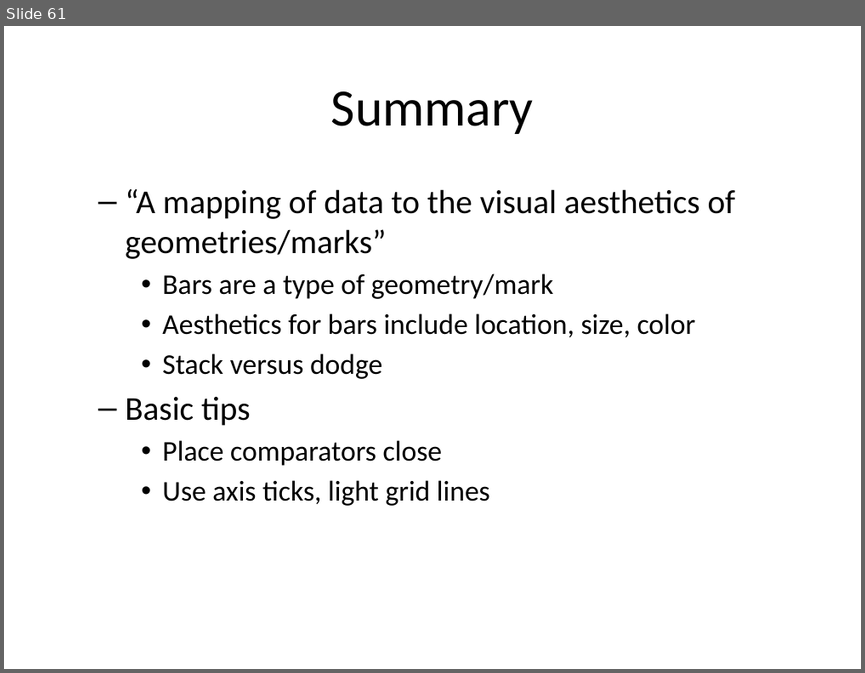
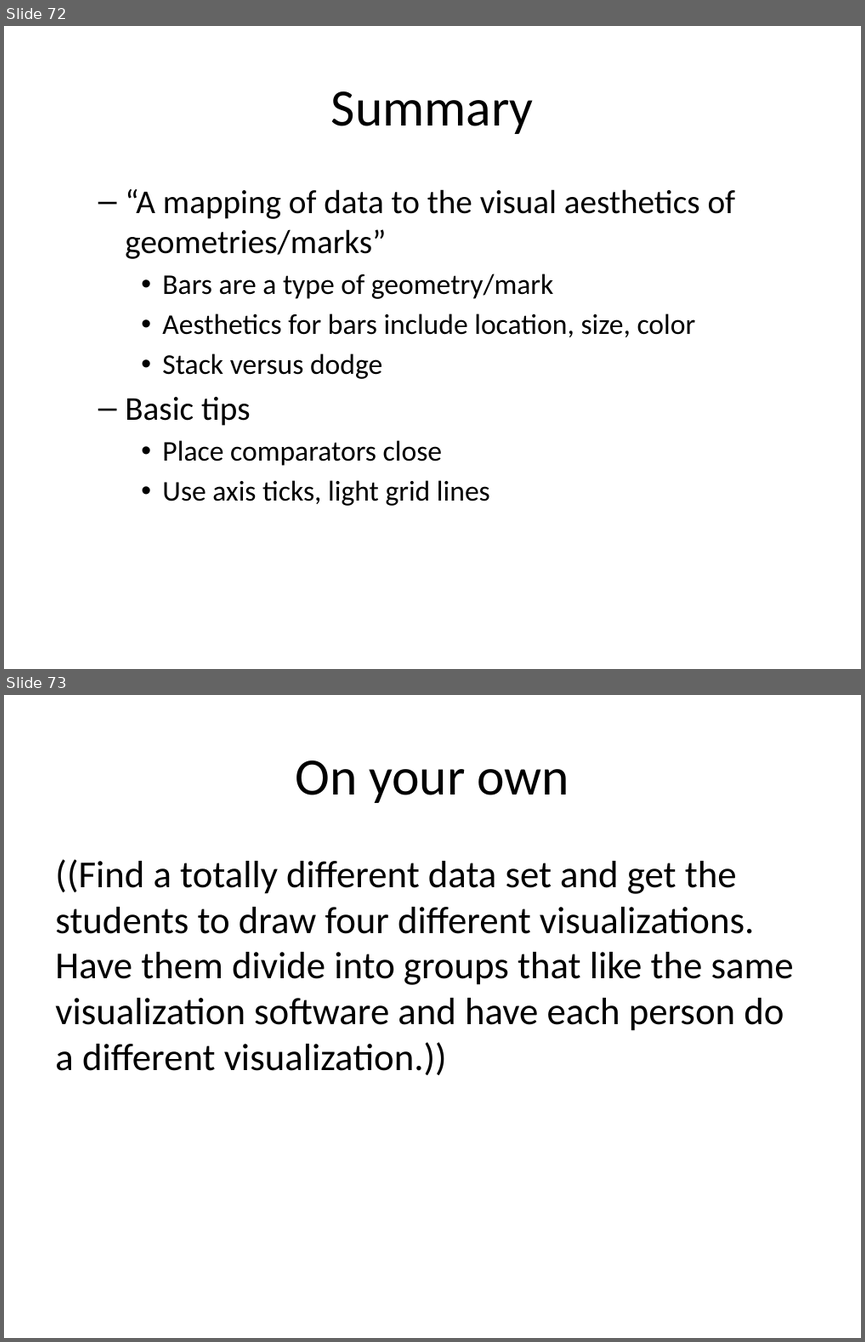
Before and after one commit to pmean/data-visualization, a slide deck: src/data-visualization-02-bars.pptx. Shown one above the other, each under a label of ours: slide 61 before the commit, slides 72 and 73 after it. The pictures are 865x673 and 865x1342 pixels, drawn with LibreOffice and Linux fonts; fonts in the diff are those of the drawing. Boxes give left, top, right and bottom in pixels: in the first picture for what was removed or moved away, otherwise in the second. Text is boxed around its words. In the diff, an @@ line names an element or a change of style, - is before the commit and + after.

```diff
--- a/src/data-visualization-02-bars.pptx
+++ b/src/data-visualization-02-bars.pptx
@@ slide 73 added at (4,695,861,1338), background #FFFFFF @@
@@ title added at (295,760,570,803), 44 pt, text #000000 @@
+On your own
@@ text added at (55,859,794,1075), 32 pt, text #000000 @@
+((Find a totally different data set and get the students to draw four different visualizations. Have them divide into groups that like the same visualization software and have each person do a different visualization.))
@@ what was slide 61 is now slide 72 @@
```
Also in this commit, not shown: 1 slide changed, 11 other slides added, 1 slide removed, 57 other files.
